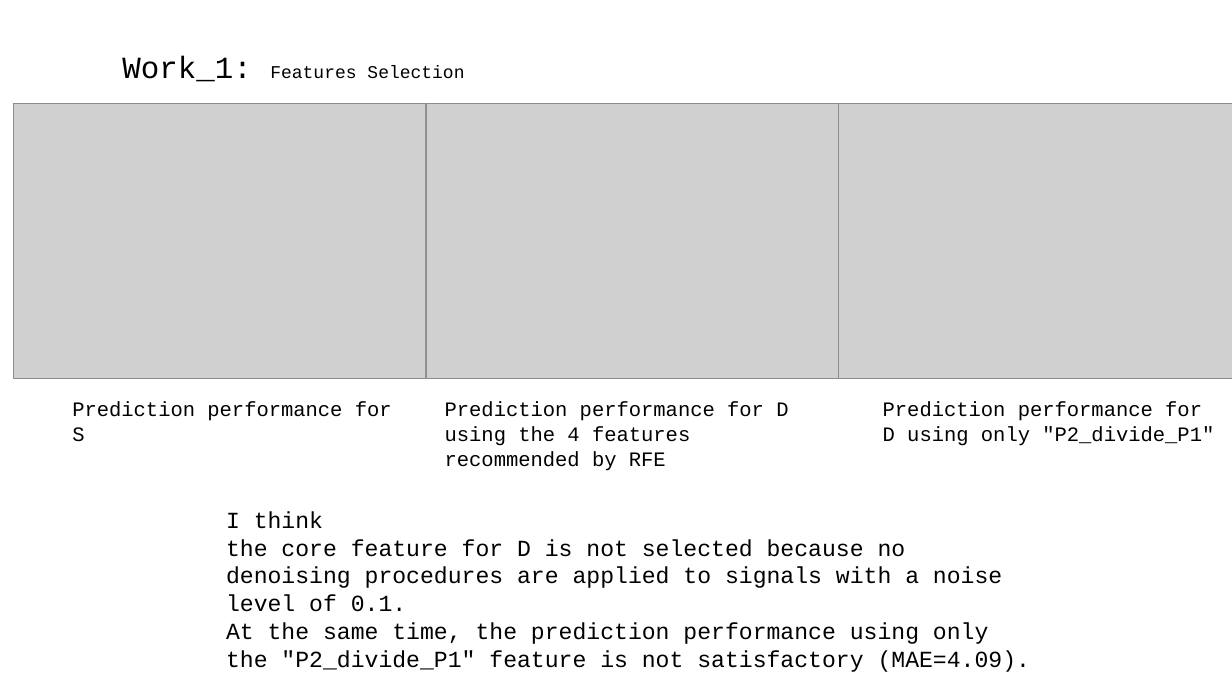
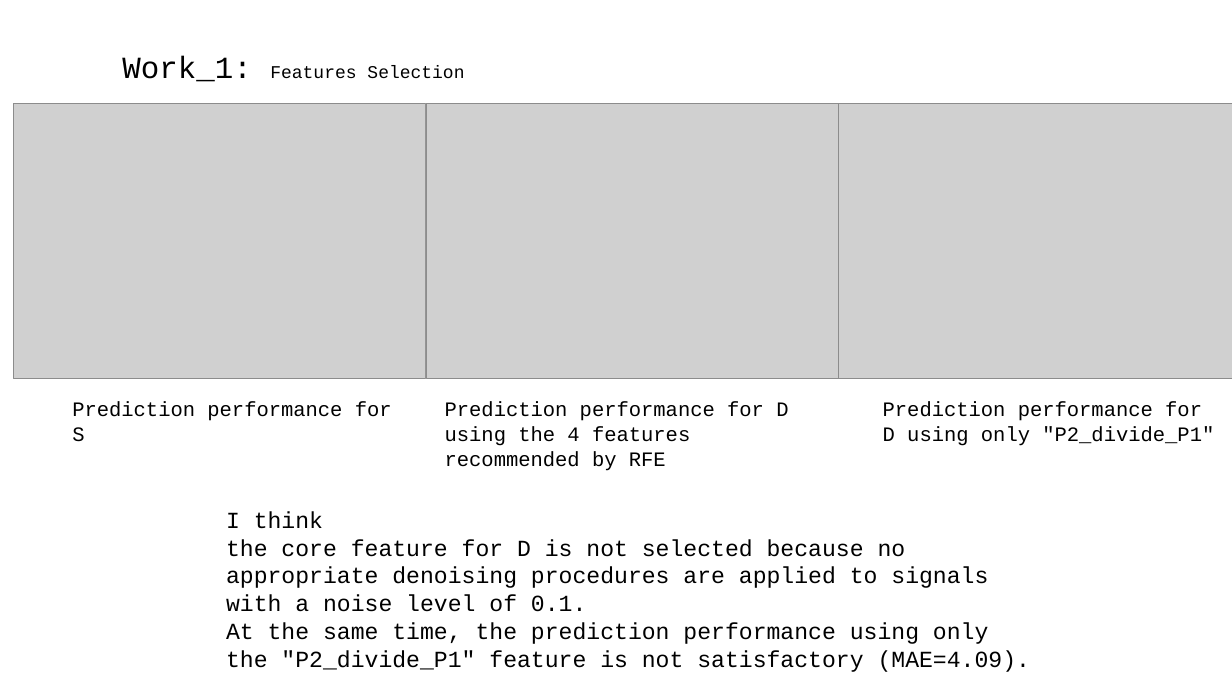
Before and after one commit to A-Big-Tortoise/Presentation, a slide deck: slide 8 of Presentation_821_JiayuChen.pptx. Drawn at 1232x693 pixels with LibreOffice and Linux fonts; fonts in the diff are those of the drawing; grey boxes stand for pictures. Boxes give left, top, right and bottom in pixels: in the first picture for what was removed or moved away, otherwise in the second. Text is boxed around its words. In the diff, an @@ line names an element or a change of style, - is before the commit and + after.

```diff
--- a/Presentation_821_JiayuChen.pptx
+++ b/Presentation_821_JiayuChen.pptx
@@ text at (226,539,988,612): text changed @@
-the core feature for D is not selected because no denoising procedures are applied to signals with a noise level of 0.1.
+the core feature for D is not selected because no appropriate denoising procedures are applied to signals with a noise level of 0.1.
```
Also in this commit, not shown: 2 other slides changed.
